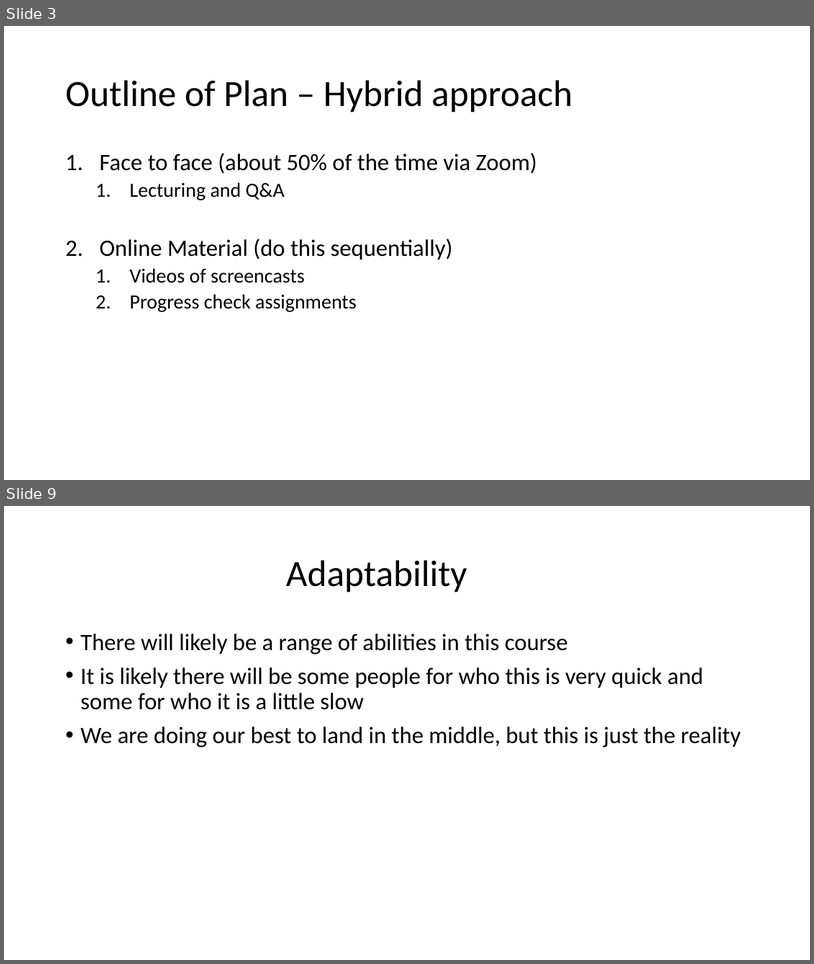
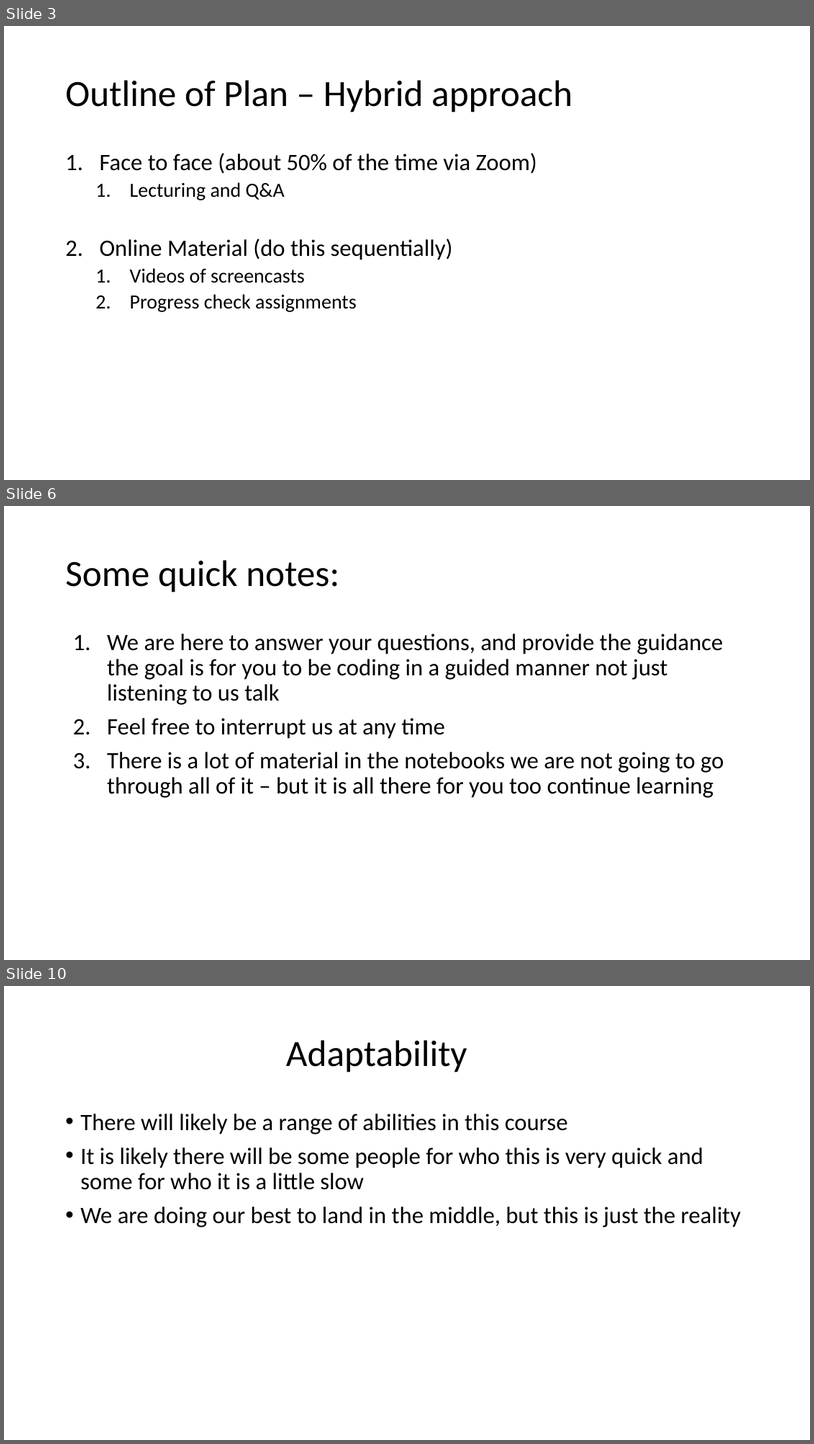
Before and after one commit to ggerlach1/BIOF085, a slide deck: workshop_documents/Introduction_workshop_slides.pptx. Shown one above the other, each under a label of ours: slides 3 and 9 before the commit, slides 3, 6 and 10 after it; the slides between them are not shown. The pictures are 814x964 and 814x1444 pixels, drawn with LibreOffice and Linux fonts; fonts in the diff are those of the drawing. Boxes give left, top, right and bottom in pixels: in the first picture for what was removed or moved away, otherwise in the second. Text is boxed around its words. In the diff, an @@ line names an element or a change of style, - is before the commit and + after.

```diff
--- a/workshop_documents/Introduction_workshop_slides.pptx
+++ b/workshop_documents/Introduction_workshop_slides.pptx
@@ slide 6 added at [4,506,810,960], background #FFFFFF @@
@@ title added at [65,560,340,592], 44 pt, text #000000 @@
+Some quick notes:
@@ text added at [107,633,724,798], 28 pt, text #000000 @@
+1. We are here to answer your questions, and provide the guidance the goal is for you to be coding in a guided manner not just listening to us talk
+2. Feel free to interrupt us at any time
+3. There is a lot of material in the notebooks we are not going to go through all of it – but it is all there for you too continue learning
@@ what was slide 9 is now slide 10 @@
```
Also in this commit, not shown: 6 slides changed, 1 other slide added, 1 slide removed, 3 other files.
